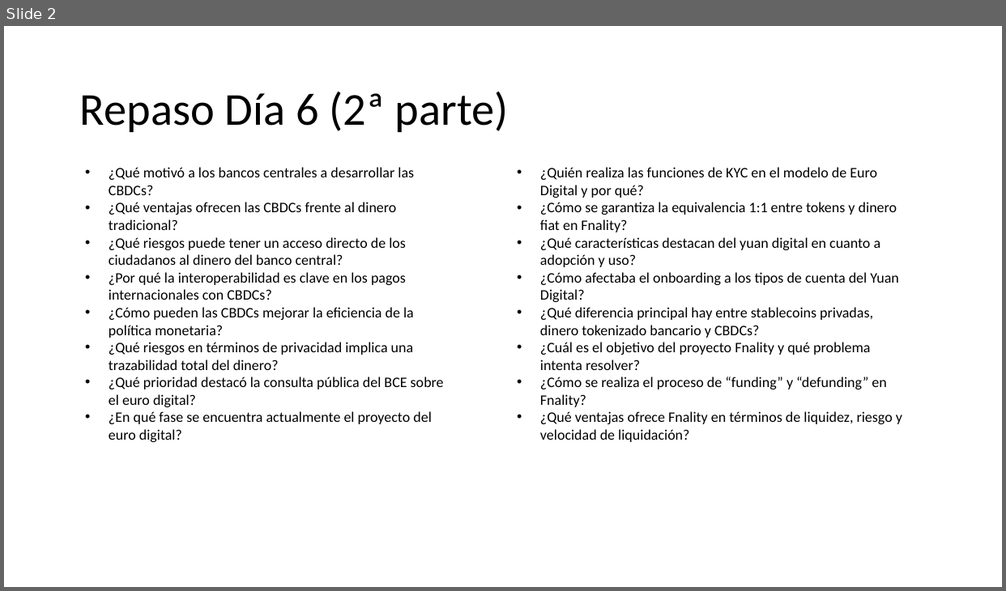
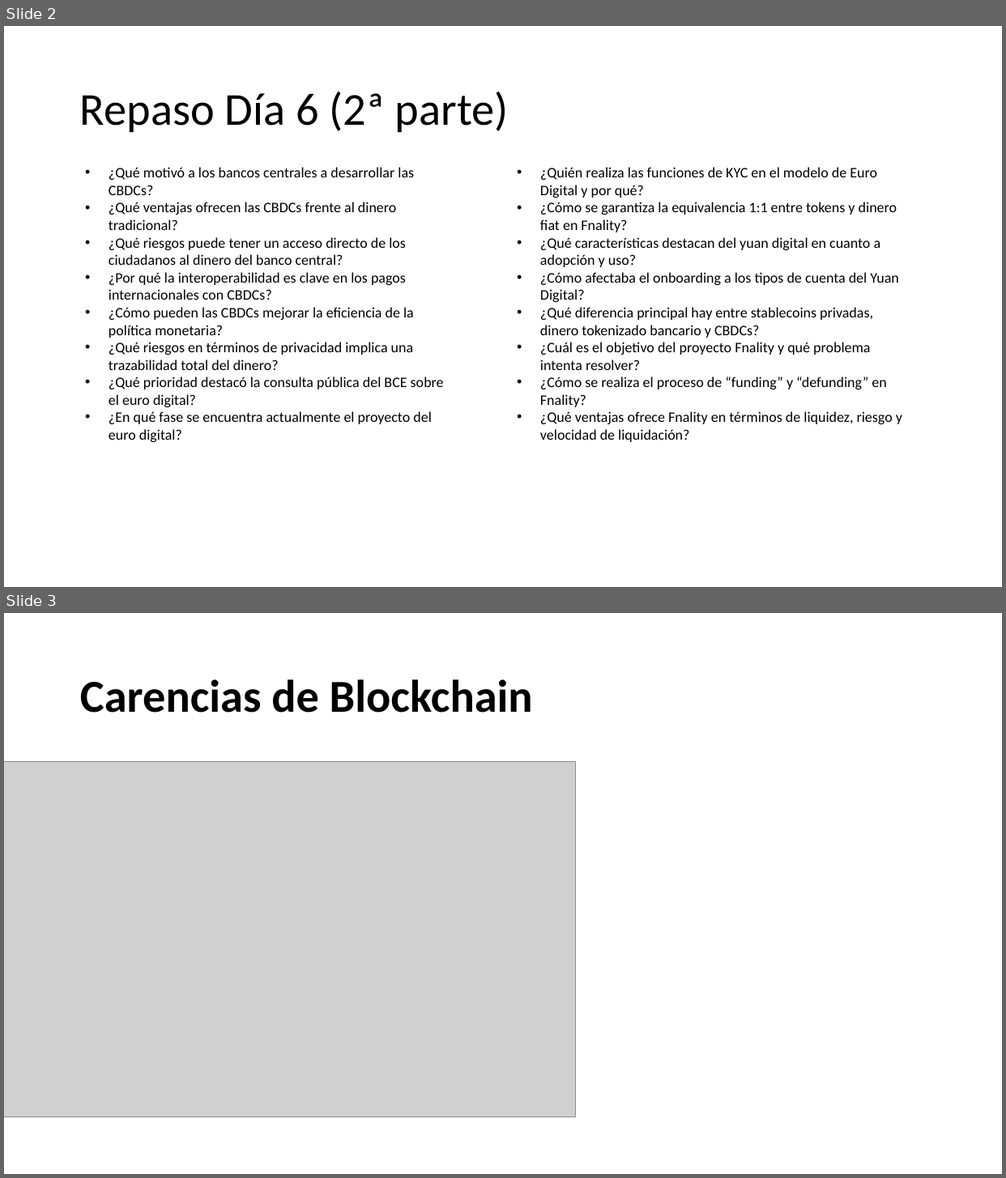
Before and after one commit to jjnieto/fabric, a slide deck: docs/slides/día_7.pptx. Shown one above the other, each under a label of ours: slide 2 before the commit, slides 2 and 3 after it. The pictures are 1006x591 and 1006x1178 pixels, drawn with LibreOffice and Linux fonts; fonts in the diff are those of the drawing; grey boxes stand for pictures. Boxes give left, top, right and bottom in pixels: in the first picture for what was removed or moved away, otherwise in the second. Text is boxed around its words. In the diff, an @@ line names an element or a change of style, - is before the commit and + after.

```diff
--- a/docs/slides/día_7.pptx
+++ b/docs/slides/día_7.pptx
@@ slide 3 added at box(4, 613, 1002, 1174), background #FFFFFF @@
@@ title added at box(80, 679, 533, 713), 44 pt, text #000000, bold @@
+Carencias de Blockchain
@@ picture added at box(4, 761, 576, 1118) @@
```
Also in this commit, not shown: 1 other slide added, 2 other files.
